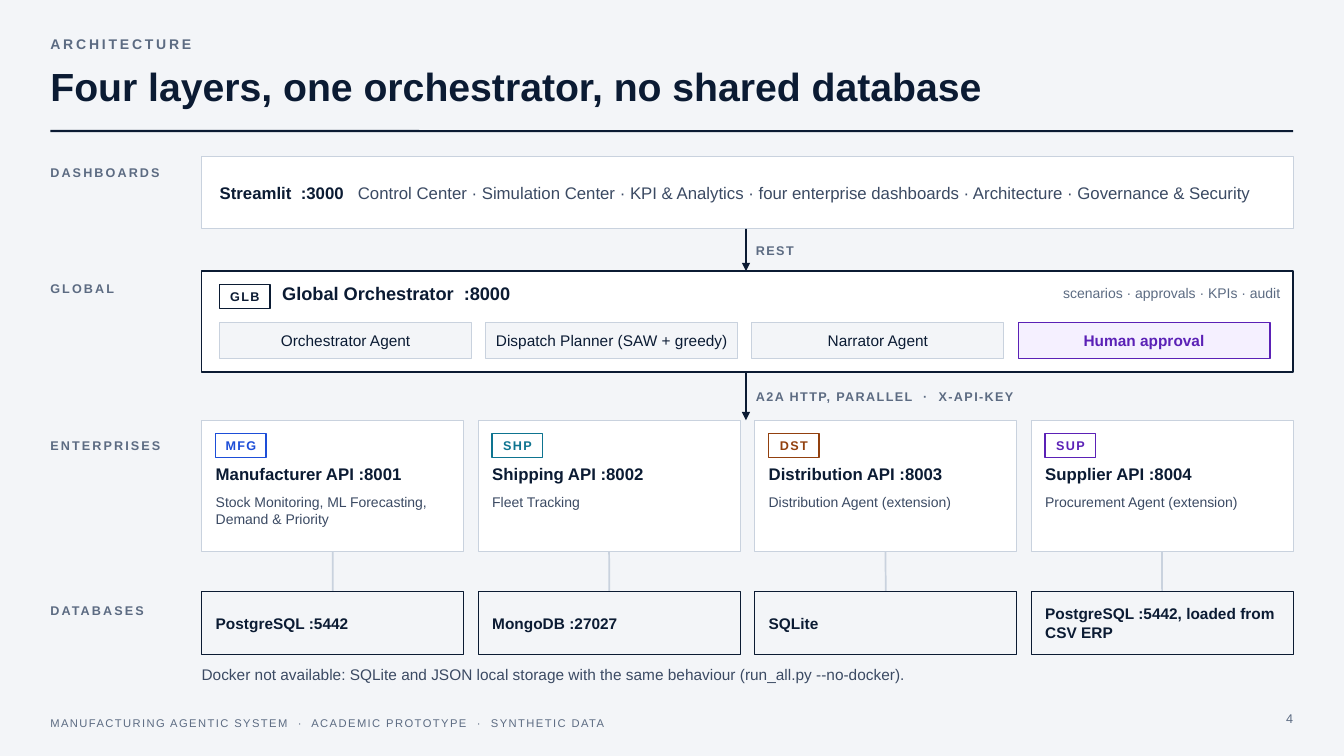
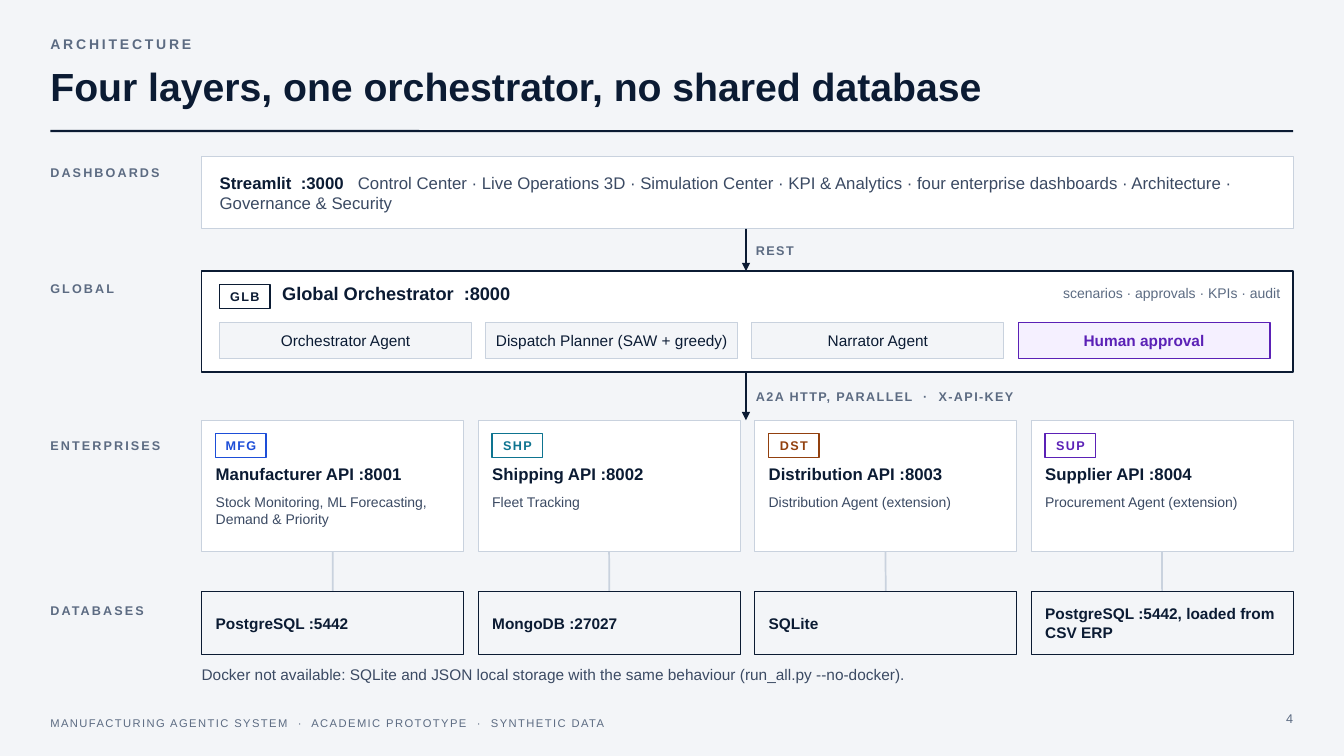
Before and after one commit to hamzaharmanhusni-ugm/manufacturing-agentic-system, a slide deck: slide 4 of docs/presentation/Manufacturing-Agentic-System.pptx. Drawn at 1344x756 pixels with LibreOffice and Linux fonts; fonts in the diff are those of the drawing. Boxes give left, top, right and bottom in pixels: in the first picture for what was removed or moved away, otherwise in the second. Text is boxed around its words. In the diff, an @@ line names an element or a change of style, - is before the commit and + after.

```diff
--- a/docs/presentation/Manufacturing-Agentic-System.pptx
+++ b/docs/presentation/Manufacturing-Agentic-System.pptx
@@ text at [220, 177, 1220, 213]: text changed @@
-Streamlit :3000 Control Center · Simulation Center · KPI & Analytics · four enterprise dashboards · Architecture · Governance & Security
+Streamlit :3000 Control Center · Live Operations 3D · Simulation Center · KPI & Analytics · four enterprise dashboards · Architecture · Governance & Security
```
Also in this commit, not shown: 1 other slide changed, 7 slides added, 4 other files.
